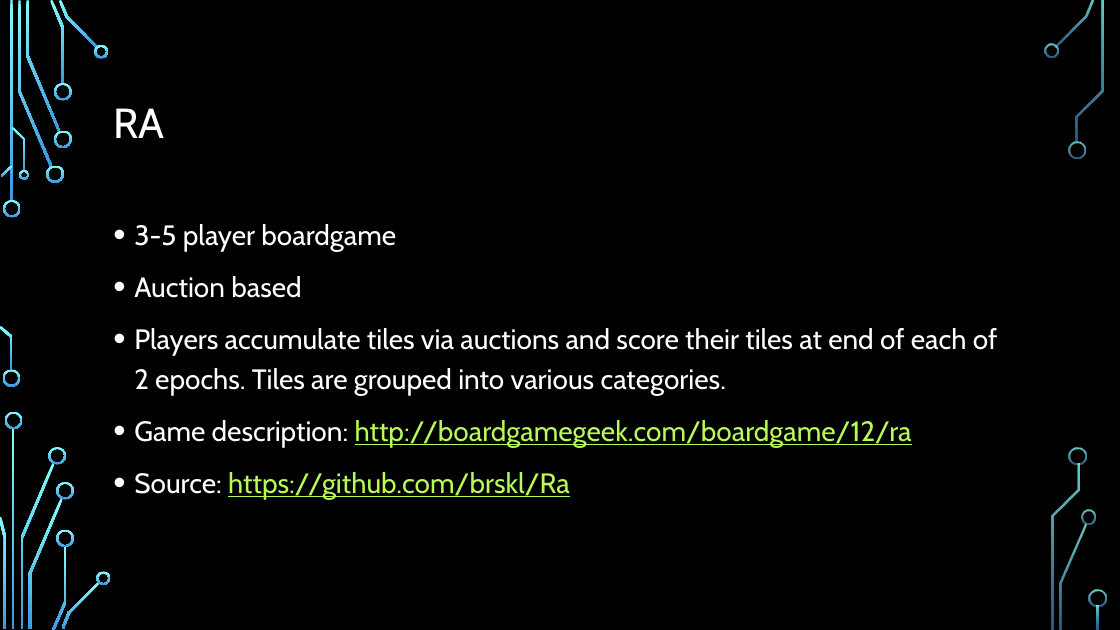
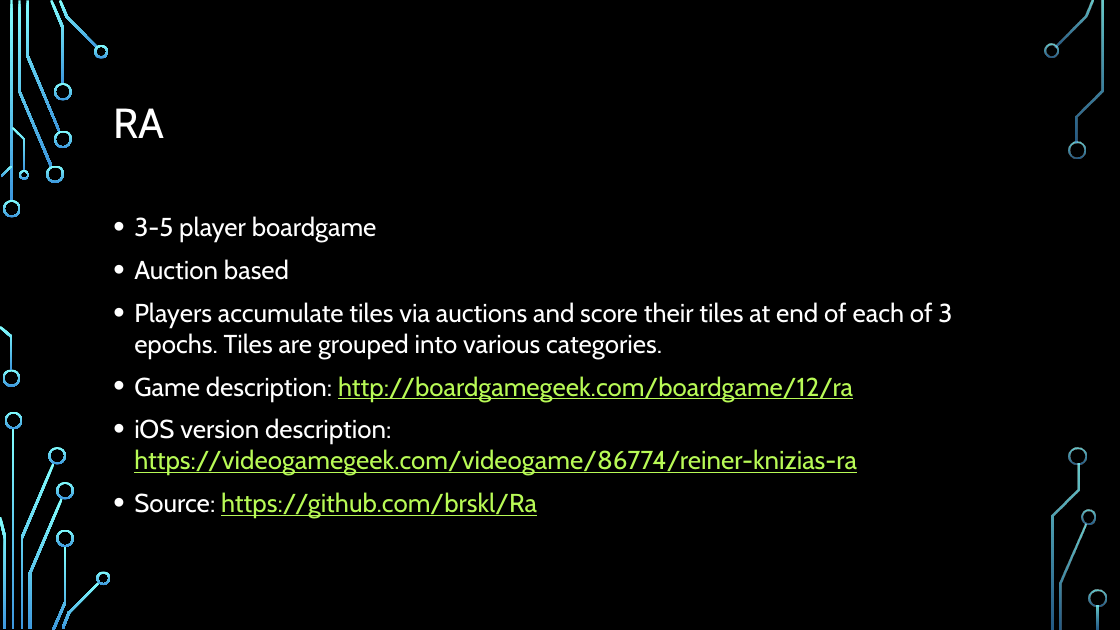
Before and after one commit to brskl/Ra, a slide deck: slide 2 of doc/Project Presentation - Ra 2016-12.pptx. Drawn at 1120x630 pixels with LibreOffice and Linux fonts; fonts in the diff are those of the drawing; background and template pictures are left out. Boxes give left, top, right and bottom in pixels: in the first picture for what was removed or moved away, otherwise in the second. Text is boxed around its words. In the diff, an @@ line names an element or a change of style, - is before the commit and + after.

Commit message:
minor typo fix and minor addition

```diff
--- a/doc/Project Presentation - Ra 2016-12.pptx
+++ b/doc/Project Presentation - Ra 2016-12.pptx
@@ text at [134, 216, 853, 518]: size 24 to 22.2 pt in "3-5 player boardgame", "Auction based", "Game description: http://boardgamegeek.com/boardgame/12/ra", "Source: https://github.com/brskl/Ra"; line spacing 1.2 to 1 @@
@@ text at [134, 302, 952, 358]: text changed; size 24 to 22.2 pt @@
-• Players accumulate tiles via auctions and score their tiles at end of each of 2 epochs. Tiles are grouped into various categories.
+• Players accumulate tiles via auctions and score their tiles at end of each of 3 epochs. Tiles are grouped into various categories.
@@ text at [134, 418, 857, 475]: paragraph added @@
+• iOS version description: https://videogamegeek.com/videogame/86774/reiner-knizias-ra
```
